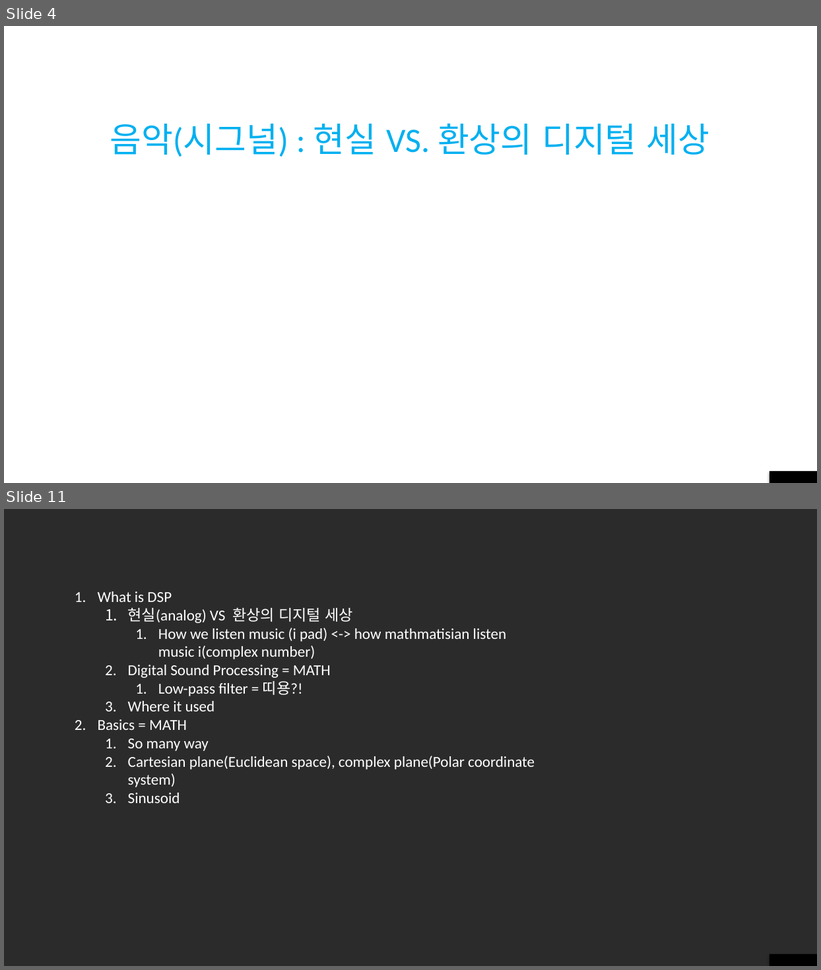
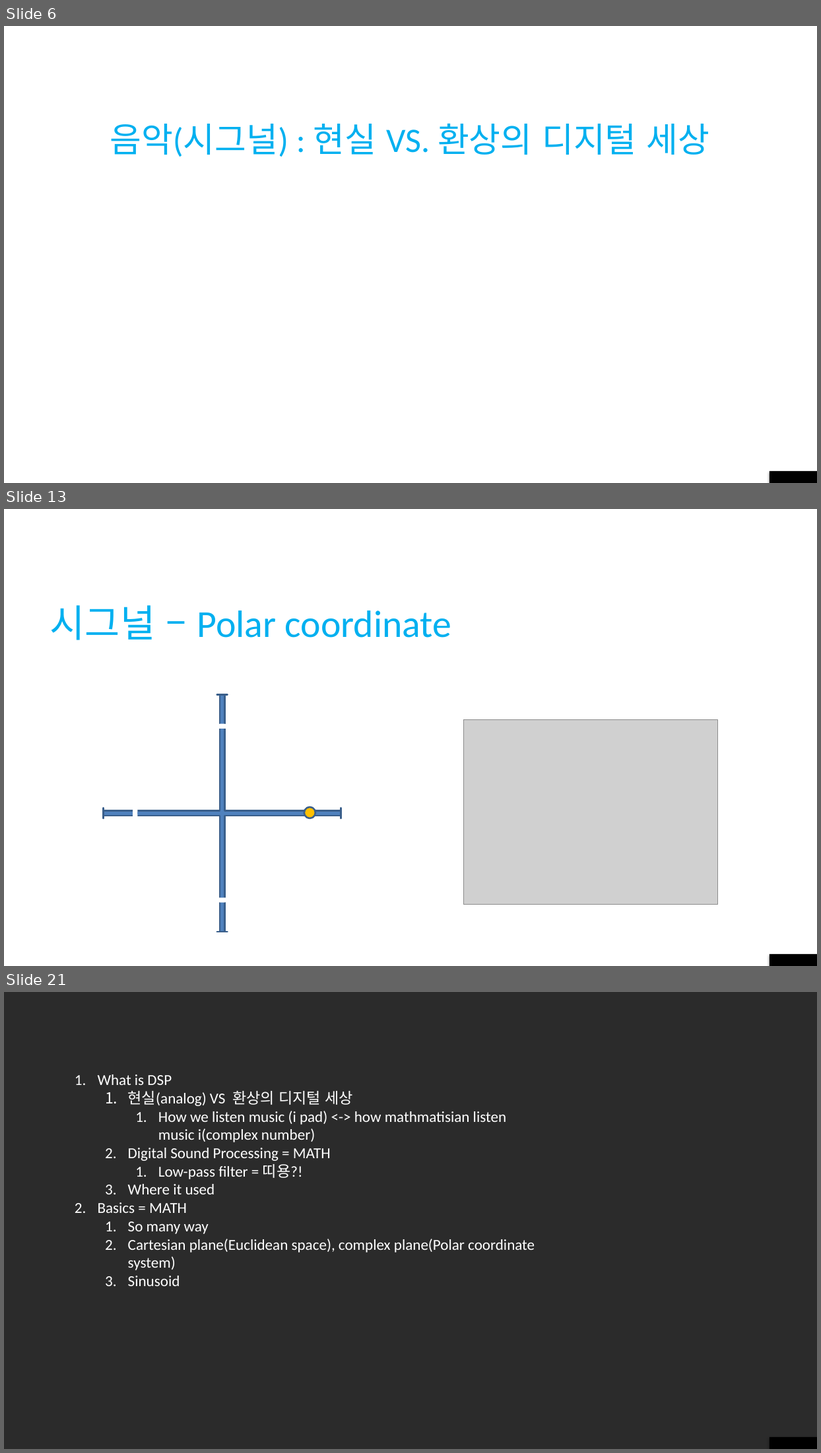
Before and after one commit to klimdev/DSP, a slide deck: 1. Introduction to DSP.pptx. Shown one above the other, each under a label of ours: slides 4 and 11 before the commit, slides 6, 13 and 21 after it; the slides between them are not shown. The pictures are 821x970 and 821x1453 pixels, drawn with LibreOffice and Linux fonts; fonts in the diff are those of the drawing; grey boxes stand for pictures; background and template pictures are left out; a plain dark background stands for a picture behind light text. Boxes give left, top, right and bottom in pixels: in the first picture for what was removed or moved away, otherwise in the second. Text is boxed around its words. In the diff, an @@ line names an element or a change of style, - is before the commit and + after.

```diff
--- a/1. Introduction to DSP.pptx
+++ b/1. Introduction to DSP.pptx
@@ slide 13 added at (4, 509, 817, 966), background picture (left out); not listed: 1 template element that a slide beside it also shows @@
@@ title added at (50, 605, 452, 640), 45 pt, text #00B0F0 @@
+시그널 – Polar coordinate
@@ quad arrow added at (104, 694, 341, 931), fill #4F81BD, outline #3A5F8C 2 pt @@
@@ ellipse added at (135, 726, 310, 900), outline #FFFFFF 5.5 pt @@
@@ picture added at (464, 720, 718, 905) @@
@@ ellipse added at (304, 807, 316, 819), fill #FFC000, outline #3A5F8C 2 pt @@
@@ what was slide 4 is now slide 6 @@
@@ what was slide 11 is now slide 21 @@
```
Also in this commit, not shown: 4 slides changed, 9 other slides added, 4 other files.
